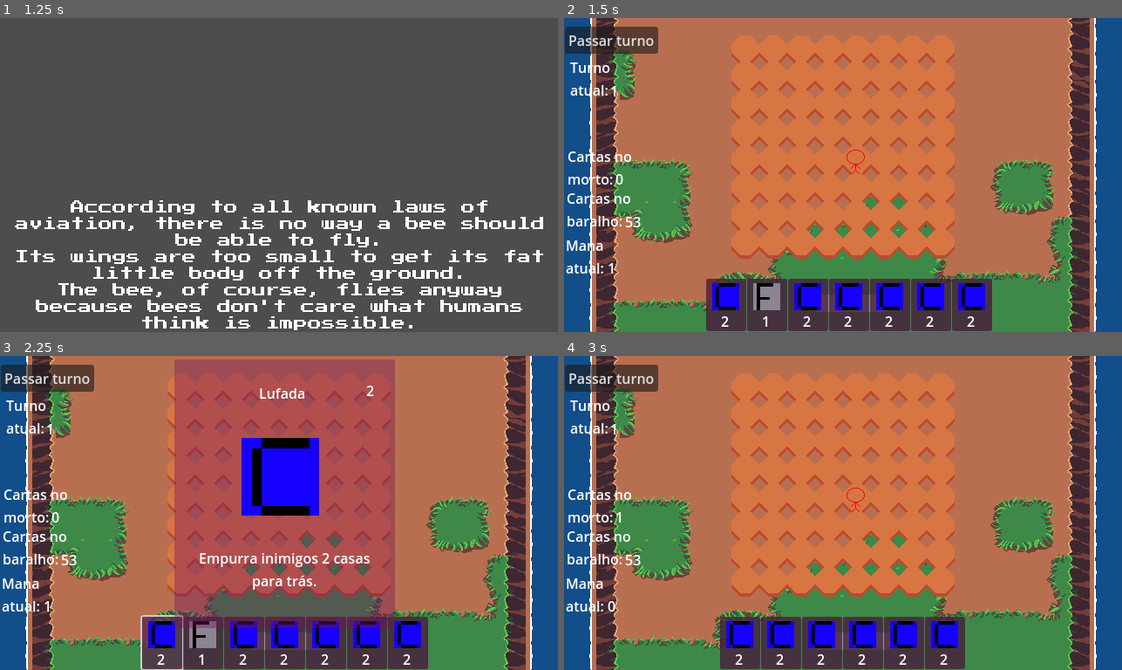
Above: before the commit, frames 1-4 (two rows, left to right).
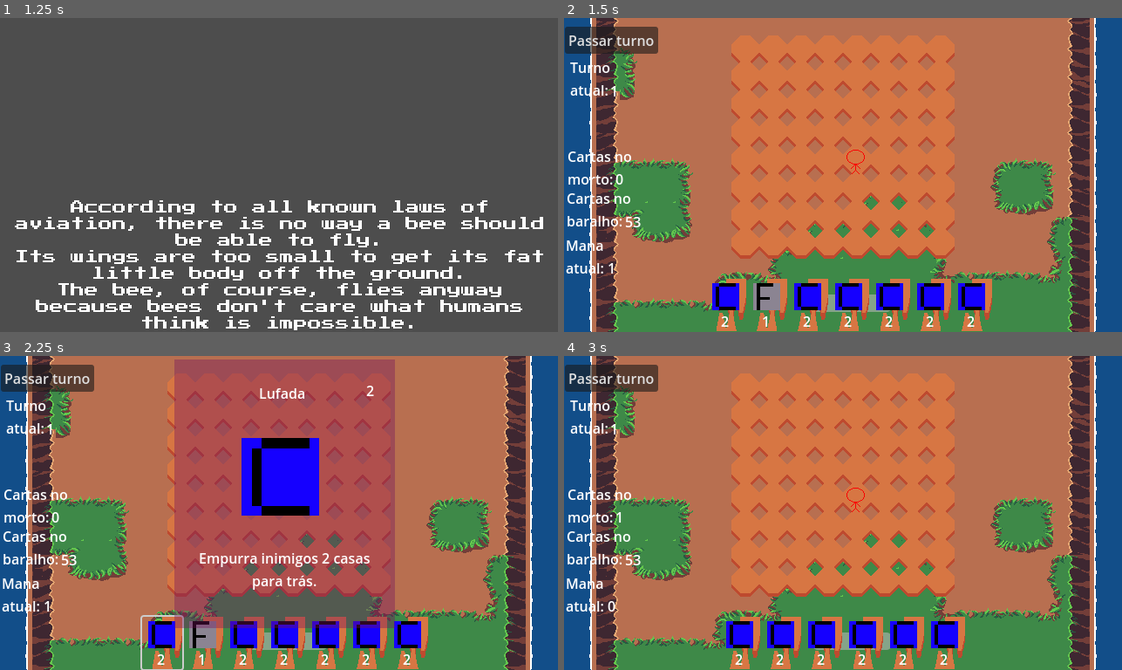
Above: after the commit, the same moments.

Repository: gdp-ufrj/alikia
Game: Godot game, scene res://Scenes/menu.tscn
Two runs of this game, one before a commit and one after it. Both use one fixed random seed, a clock stepped at 60 frames per second and the inputs below. The engine's default icon, where the game draws it, is replaced by a stand-in: a white triangle on a blue panel in a dark square.
Inputs (mouse positions are in pixels of both pictures, inside the frame that each line leads up to):
- Up to frame 1 (1.25 s): click "Começar" at 0.5 s
- Up to frame 2 (1.5 s): move the mouse to (965, 159) at 1.27 s; press the mouse at (965, 159) at 1.28 s
- Up to frame 3 (2.25 s): release the mouse at (401, 497) at 2 s; click "2" at 2 s
- Up to frame 4 (3 s): click "1" at 2.75 s

Frame 1 is identical in both runs. In frame 2, 5.4% of the frame differs, in the area x 25-77%, y 83-100%; in frame 3, 5.4%; in frame 4, 4.6%.

Commit message:
fix: Mouse aceito em qualquer lugar da carta

Diff:
--- a/Scenes/card.tscn
+++ b/Scenes/card.tscn
@@ -1,23 +1,23 @@
-[gd_scene load_steps=3 format=3 uid="uid://p4wkgbe2mfik"]
+[gd_scene load_steps=5 format=3 uid="uid://p4wkgbe2mfik"]
 
 [ext_resource type="Script" path="res://Scripts/DeckSystem/card.gd" id="1_h7hhm"]
+[ext_resource type="Texture2D" uid="uid://b7cblqxowkig6" path="res://Assets/Tileset/TilesArena.png" id="1_l70yr"]
 [ext_resource type="Texture2D" uid="uid://vmggg3iq01t5" path="res://Assets/CardsTextures/A.png" id="2_tikts"]
 
+[sub_resource type="StyleBoxTexture" id="StyleBoxTexture_p2q4w"]
+texture = ExtResource("1_l70yr")
+
 [node name="Card" type="Button" node_paths=PackedStringArray("card_img", "card_mana")]
-offset_right = 46.0
-offset_bottom = 60.0
+anchors_preset = -1
+anchor_right = 0.072
+anchor_bottom = 0.167
+offset_right = -0.0800018
+offset_bottom = -0.120003
+theme_override_styles/normal = SubResource("StyleBoxTexture_p2q4w")
+theme_override_styles/hover = SubResource("StyleBoxTexture_p2q4w")
 script = ExtResource("1_h7hhm")
 card_img = NodePath("CardImage")
 card_mana = NodePath("CardMana")
-
-[node name="ColorRect" type="ColorRect" parent="."]
-layout_mode = 1
-anchors_preset = 15
-anchor_right = 1.0
-anchor_bottom = 1.0
-grow_horizontal = 2
-grow_vertical = 2
-color = Color(0.454902, 0.0705882, 0.360784, 0.392157)
 
 [node name="CardMana" type="Label" parent="."]
 layout_mode = 1
